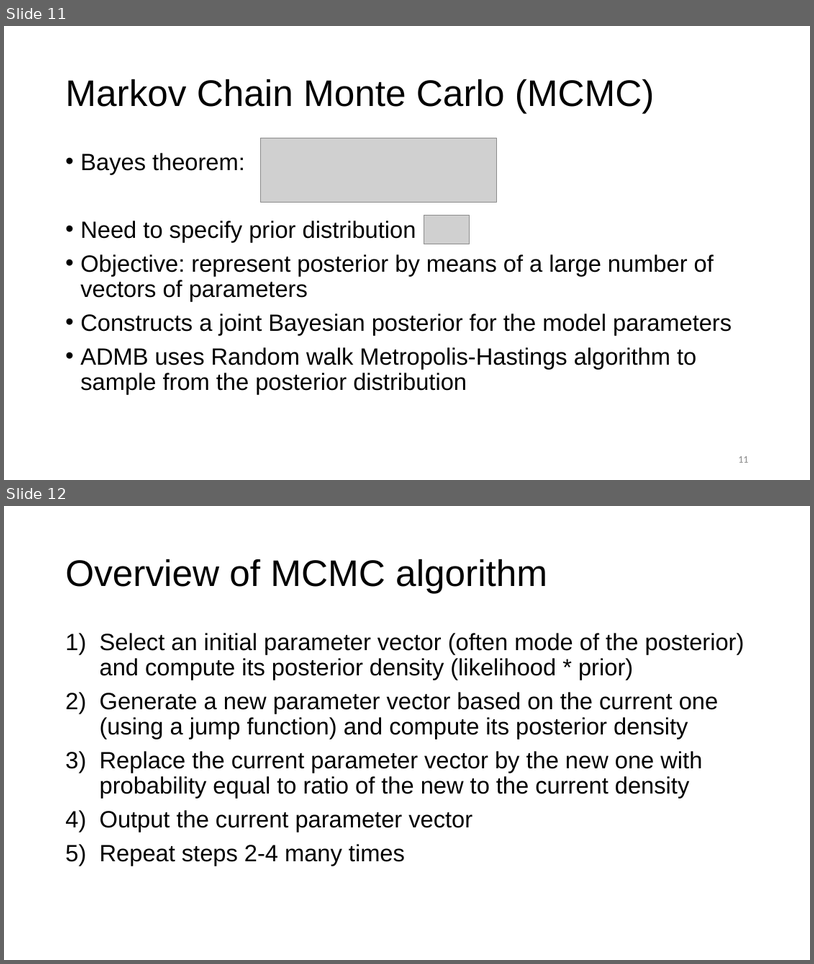
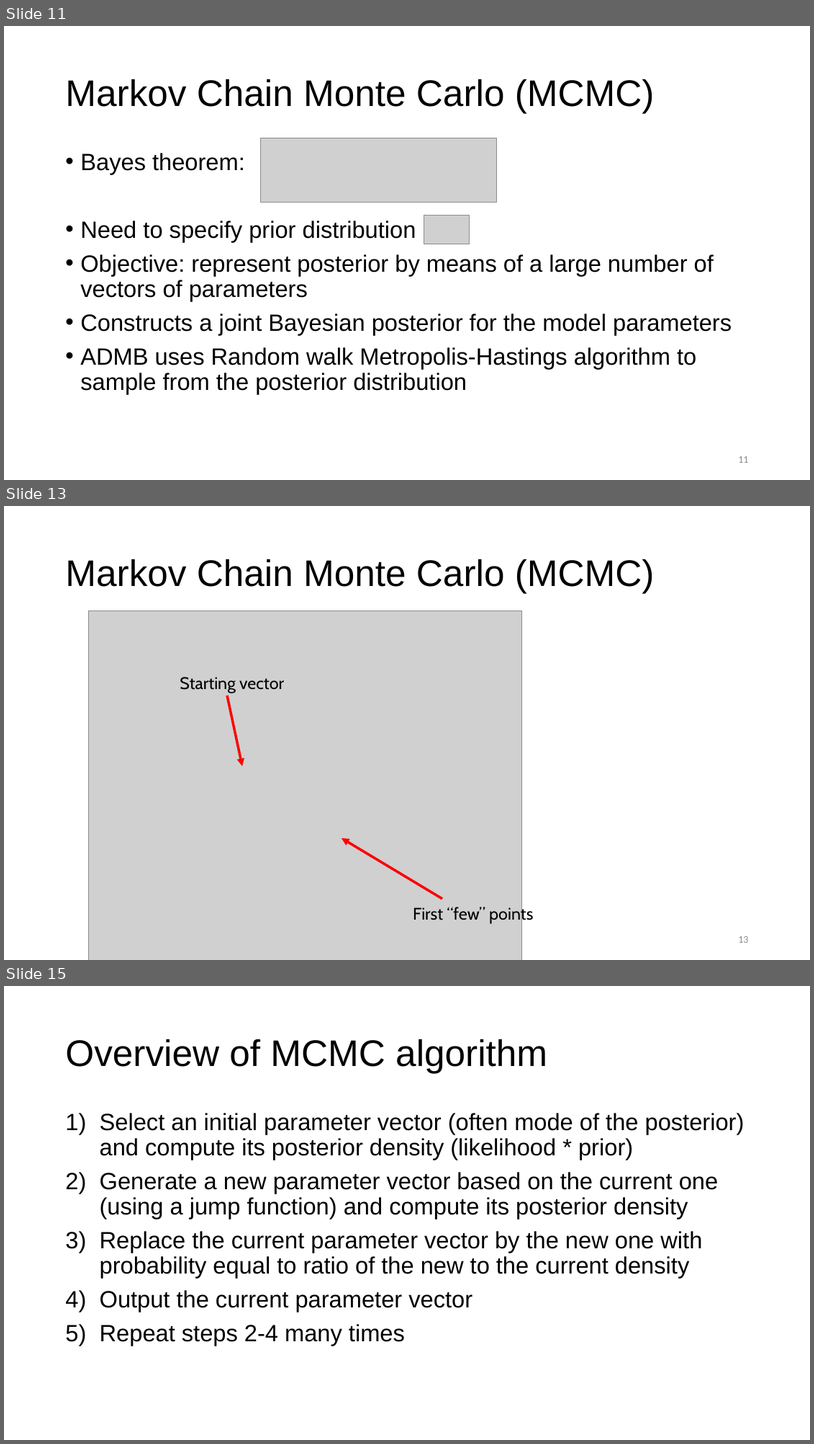
Before and after one commit to merrillrudd/ADMB_course, a slide deck: Day2/2c_Uncertainty/Uncertainty.pptx. Shown one above the other, each under a label of ours: slides 11 and 12 before the commit, slides 11, 13 and 15 after it; the slides between them are not shown. The pictures are 814x964 and 814x1444 pixels, drawn with LibreOffice and Linux fonts; fonts in the diff are those of the drawing; grey boxes stand for pictures. Boxes give left, top, right and bottom in pixels: in the first picture for what was removed or moved away, otherwise in the second. Text is boxed around its words. In the diff, an @@ line names an element or a change of style, - is before the commit and + after.

```diff
--- a/Day2/2c_Uncertainty/Uncertainty.pptx
+++ b/Day2/2c_Uncertainty/Uncertainty.pptx
@@ slide 13 added at <box>4,506,810,960</box>, background #FFFFFF @@
@@ title added at <box>65,559,655,593</box>, 44 pt, text #000000 @@
+Markov Chain Monte Carlo (MCMC)
@@ picture added at <box>89,610,522,960</box> @@
@@ text added at <box>180,677,284,693</box>, 20 pt, text #000000 @@
+Starting vector
@@ arrow added from (227, 695) to (242, 766), #FF0000 3 pt @@
@@ arrow added from (442, 898) to (342, 838), #FF0000 3 pt @@
@@ text added at <box>413,905,533,924</box>, 20 pt, text #000000 @@
+First “few” points
@@ page number added at <box>738,936,748,942</box>, 12 pt, text #8C8C8C @@
+13
@@ what was slide 12 is now slide 15 @@
```
Also in this commit, not shown: 1 slide changed, 3 other slides added, 45 other files.
